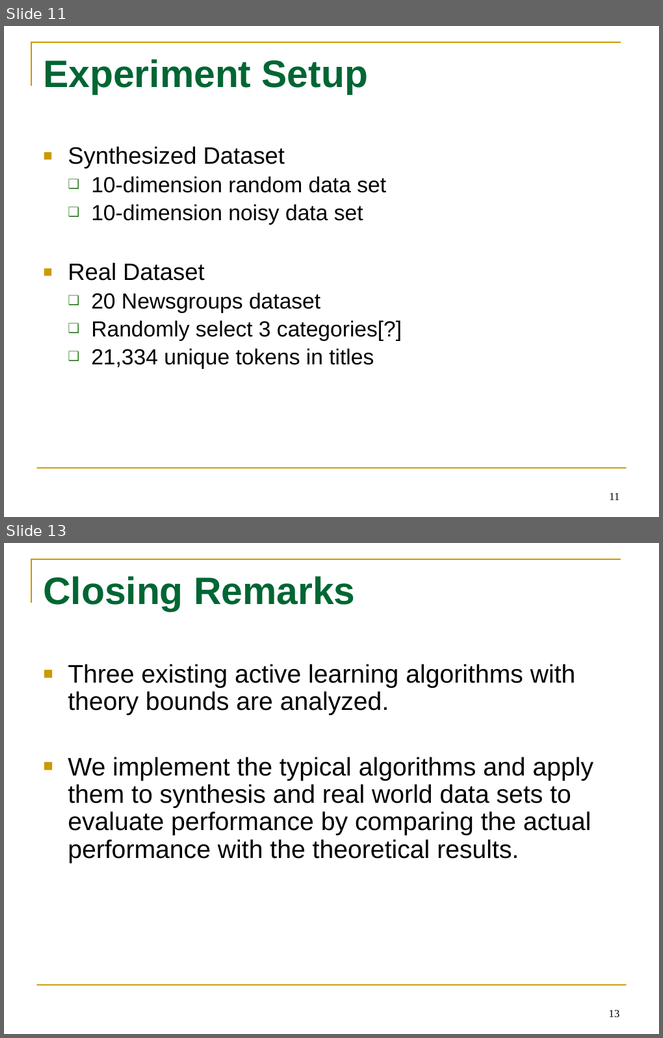
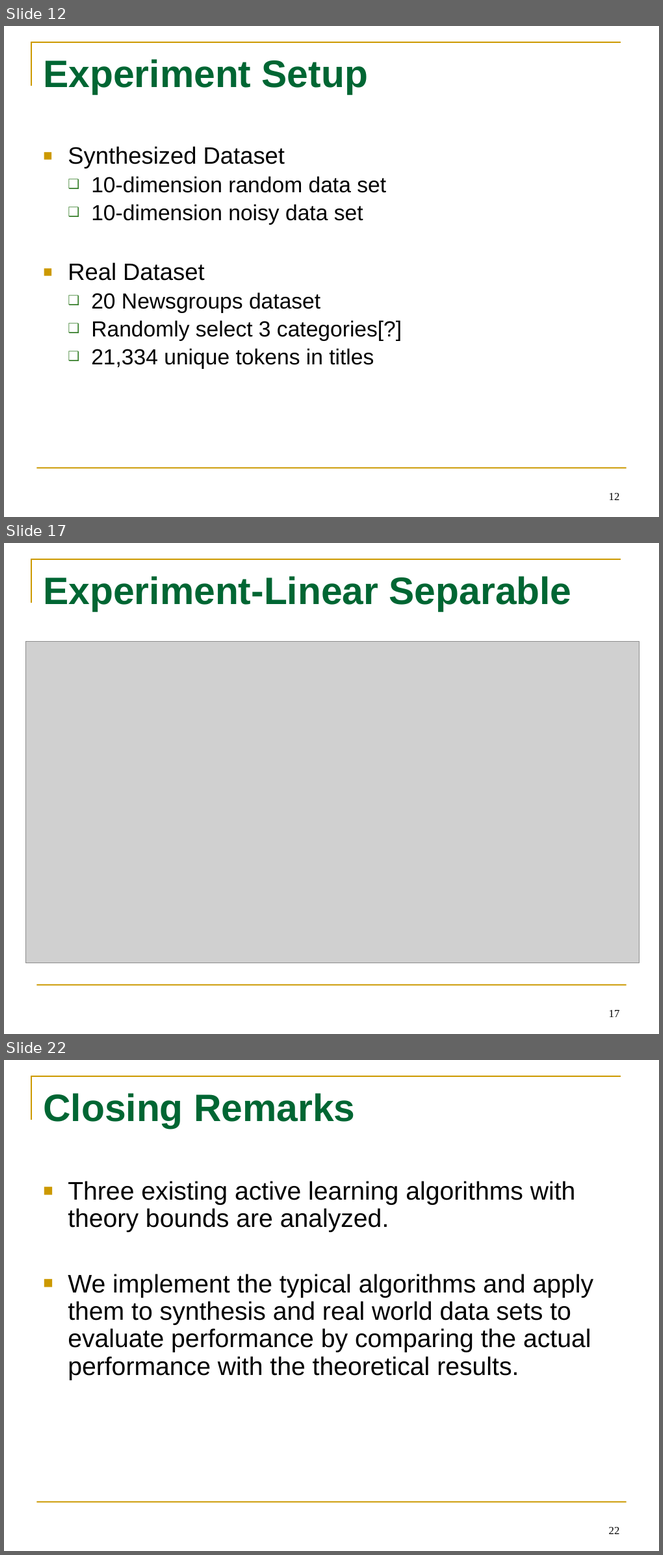
Before and after one commit to tttyy/Active-Learning, a slide deck: presentation/Activelearning.pptx. Shown one above the other, each under a label of ours: slides 11 and 13 before the commit, slides 12, 17 and 22 after it; the slides between them are not shown. The pictures are 663x1038 and 663x1555 pixels, drawn with LibreOffice and Linux fonts; fonts in the diff are those of the drawing; grey boxes stand for pictures. Boxes give left, top, right and bottom in pixels: in the first picture for what was removed or moved away, otherwise in the second. Text is boxed around its words. In the diff, an @@ line names an element or a change of style, - is before the commit and + after.

```diff
--- a/presentation/Activelearning.pptx
+++ b/presentation/Activelearning.pptx
@@ slide 17 added at bbox=[4, 543, 659, 1034], background #FFFFFF; not listed: 2 template elements that a slide beside it also shows @@
@@ title added at bbox=[43, 576, 572, 611], 42 pt, text #006633, bold @@
+Experiment-Linear Separable
@@ picture added at bbox=[25, 641, 640, 964] @@
@@ page number added at bbox=[609, 1010, 620, 1017], 12 pt, text #000000 @@
+17
@@ what was slide 11 is now slide 12 @@
@@ page number at bbox=[609, 493, 620, 500]: text changed @@
-11
+12
@@ what was slide 13 is now slide 22 @@
@@ page number at bbox=[609, 1527, 620, 1534]: text changed @@
-13
+22
```
Also in this commit, not shown: 5 slides changed, 10 other slides added, 2 slides removed.
